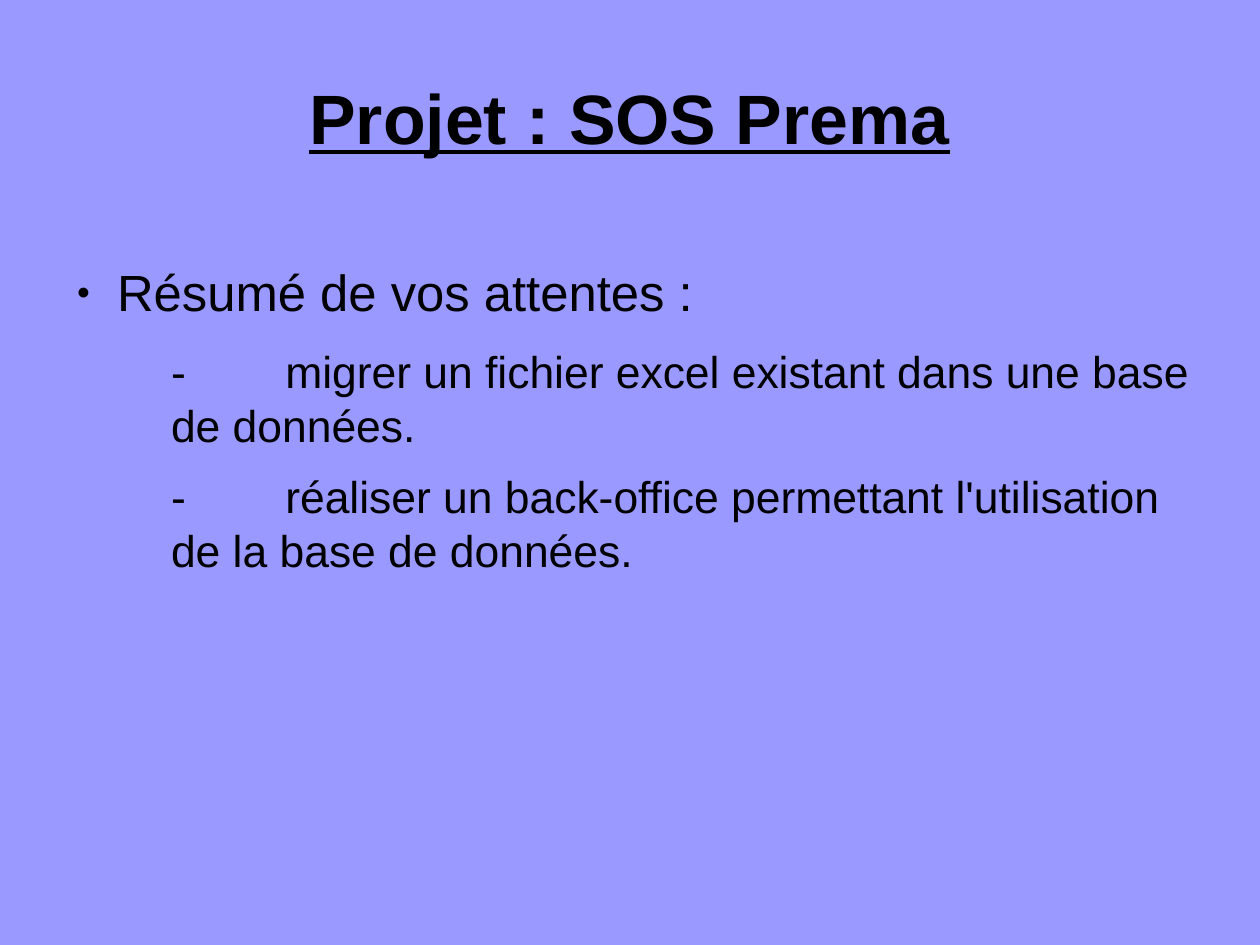
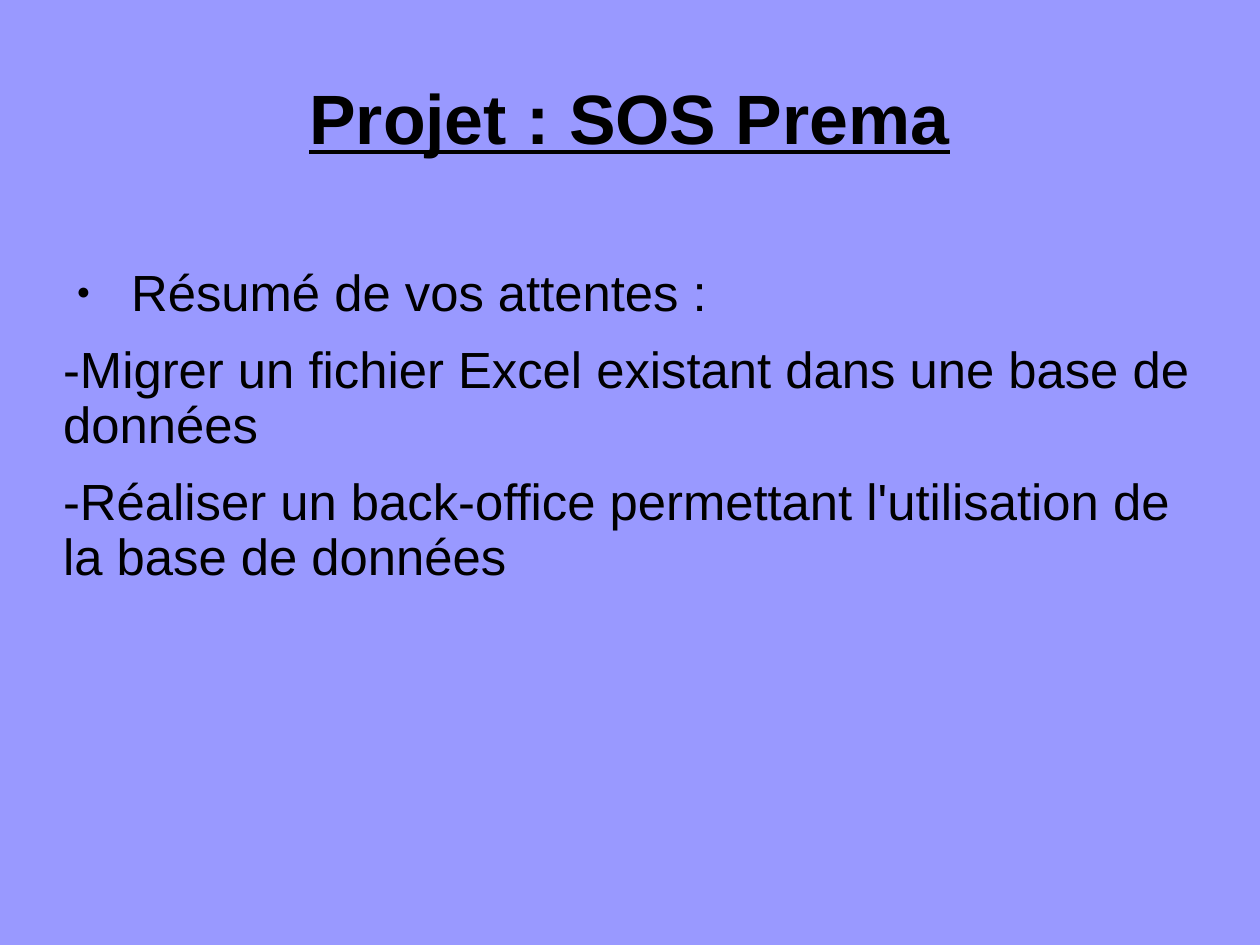
Before and after one commit to hlefe/sosprema, a slide deck: slide 2 of docs/présentation1.odp. Drawn at 1260x945 pixels with LibreOffice and Linux fonts; fonts in the diff are those of the drawing. Boxes give left, top, right and bottom in pixels: in the first picture for what was removed or moved away, otherwise in the second. Text is boxed around its words. In the diff, an @@ line names an element or a change of style, - is before the commit and + after.

```diff
--- a/docs/présentation1.odp
+++ b/docs/présentation1.odp
@@ text at box(131, 273, 679, 312): indent changed @@
@@ text at box(63, 351, 1189, 576): text changed; size 28 to 32 pt @@
-  - migrer un fichier excel existant dans une base de données.
-  - réaliser un back-office permettant l'utilisation de la base de données.
+  -Migrer un fichier Excel existant dans une base de données
+  -Réaliser un back-office permettant l'utilisation de la base de données
```
Also in this commit, not shown: 5 other slides changed.
